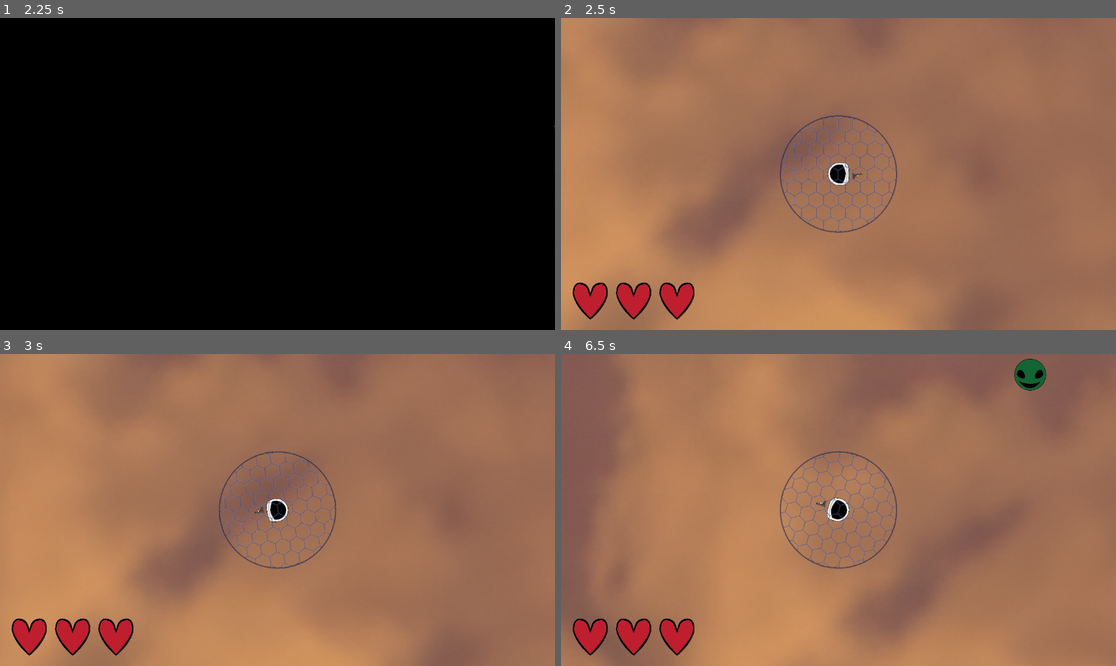
Above: before the commit, frames 1-4 (two rows, left to right).
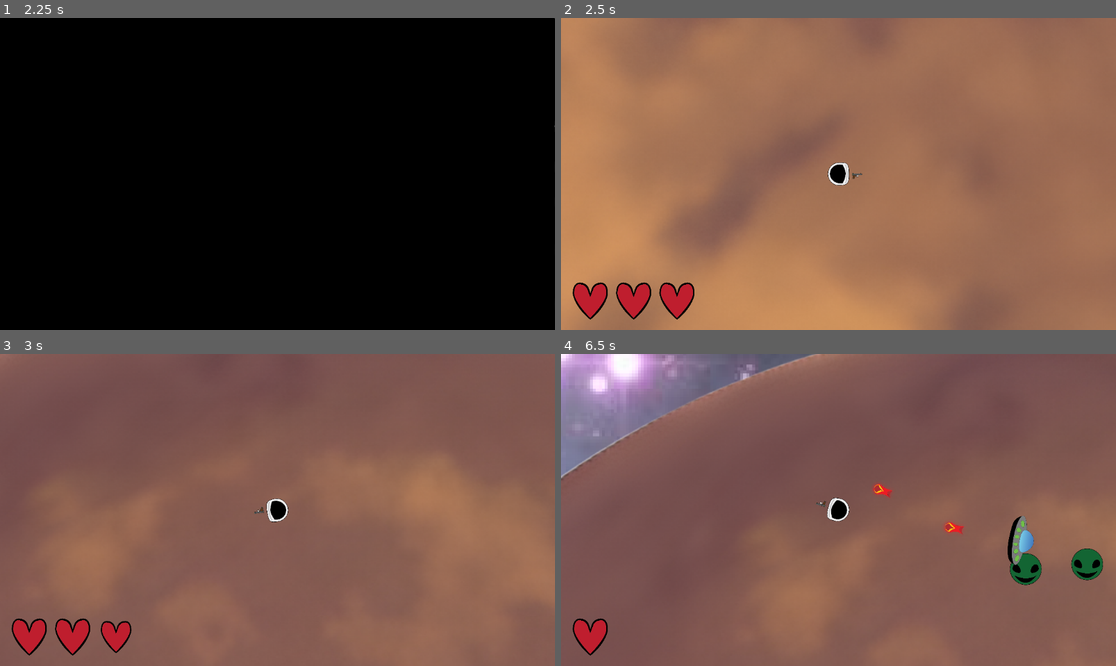
Above: after the commit, the same moments.

Repository: gkdjldgs/Spacegame
Game: Godot game, scene res://canvas_layer.tscn
Same seed, same stepped clock (60 frames per second), same inputs: the game is played once before the commit and once after it.
Inputs (mouse positions are in pixels of both pictures, inside the frame that each line leads up to):
- Up to frame 1 (2.25 s): click (277, 139) at 0.5 s; tap Enter at 1.25 s; move the mouse to (399, 158) at 1.27 s; hold D (right) 1.28-2 s; click (399, 158) at 1.35 s; click (277, 174) at 2 s
- Up to frame 2 (2.5 s): no input
- Up to frame 3 (3 s): tap Space at 2.75 s; move the mouse to (166, 525) at 2.77 s; hold S (down) from 2.78 s (still down); tap Alt at 2.85 s
- Up to frame 4 (6.5 s): move the mouse to (894, 441) at 3.52 s; release S (down) at 3.53 s; hold D (right) 3.53-4.28 s; tap Shift at 3.6, 5.85 s; move the mouse to (810, 572) at 4.27 s; hold W (up) 4.28-5.03 s; click (810, 572) at 4.35 s; move the mouse to (1005, 556) at 5.02 s; hold A (left) from 5.03 s (still down); tap Alt at 5.1 s; move the mouse to (672, 463) at 5.77 s

Frame 1 is identical in both runs. In frame 2, 1.1% of the frame differs, in the area x 39-61%, y 31-69%; in frame 3, 65%; in frame 4, 74%, in the area x 0-100%, y 0-100%.

Commit message:
Forcefields
To make the forcefield work better I added the forcefield to its own group to not clash with existing code. Also my code is coming to that point where it slowly grows really big that its hard to keep track of, great.

Diff:
--- a/project.godot
+++ b/project.godot
@@ -27,6 +27,7 @@
 
 enemy=""
 play=""
+forcefield=""
 
 [input]
 
--- a/scripts/AI.gd
+++ b/scripts/AI.gd
@@ -45,6 +45,8 @@
 	if body.is_in_group('play'):
 		set_state(State.ATTACK)
 		player = body
+	else:
+		pass
 
 
 
--- a/scripts/bullet.gd
+++ b/scripts/bullet.gd
@@ -29,8 +29,11 @@
 
 func _on_body_entered(body: Node2D) -> void:
 	if body.has_method('player_hit'):
-		body.player_hit()
-		self.queue_free()
+		if self.is_in_group('enemy'):
+			body.player_hit()
+			self.queue_free()
+		elif self.is_in_group('forcefield'):
+			pass
 	elif body.has_method('handle_hit'):
 		if self.is_in_group('enemy'):
 			pass
--- a/scripts/forcefield.tscn
+++ b/scripts/forcefield.tscn
@@ -3,7 +3,7 @@
 [ext_resource type="Script" uid="uid://x02ivrkrfn5m" path="res://scripts/forcefield.gd" id="1_0dk3e"]
 [ext_resource type="Texture2D" uid="uid://2rjyn4cbvbb5" path="res://images/forcefield-removebg-preview.png" id="2_l14em"]
 
-[node name="forcefield" type="CharacterBody2D"]
+[node name="forcefield" type="CharacterBody2D" groups=["forcefield"]]
 modulate = Color(1, 1, 1, 0.50980395)
 scale = Vector2(0.13259113, 0.13259113)
 script = ExtResource("1_0dk3e")
--- a/scripts/main.tscn
+++ b/scripts/main.tscn
@@ -72,28 +72,24 @@
 autostart = true
 
 [node name="detection1" type="Area2D" parent="."]
-visible = false
 
 [node name="CollisionShape2D" type="CollisionShape2D" parent="detection1"]
 position = Vector2(1, -195.75)
 shape = SubResource("RectangleShape2D_ragmj")
 
 [node name="detection2" type="Area2D" parent="."]
-visible = false
 
 [node name="CollisionShape2D" type="CollisionShape2D" parent="detection2"]
 position = Vector2(2.25, -62.25)
 shape = SubResource("RectangleShape2D_kv812")
 
 [node name="detection3" type="Area2D" parent="."]
-visible = false
 
 [node name="CollisionShape2D" type="CollisionShape2D" parent="detection3"]
 position = Vector2(1, 56.5)
 shape = SubResource("RectangleShape2D_ocx4e")
 
 [node name="detection4" type="Area2D" parent="."]
-visible = false
 
 [node name="CollisionShape2D" type="CollisionShape2D" parent="detection4"]
 position = Vector2(1, 180.5)
--- a/scripts/player.tscn
+++ b/scripts/player.tscn
@@ -7,7 +7,6 @@
 [ext_resource type="PackedScene" uid="uid://c6dm6cnrpjrlv" path="res://scripts/weapon.tscn" id="5_2c7ny"]
 [ext_resource type="PackedScene" uid="uid://b2w8psh5gq154" path="res://gui.tscn" id="6_0jhex"]
 [ext_resource type="PackedScene" uid="uid://bdvnprmpqed3b" path="res://deathscreeen.tscn" id="7_38am0"]
-[ext_resource type="PackedScene" uid="uid://b4igns3d8ckfh" path="res://scripts/forcefield.tscn" id="8_xfidv"]
 
 [sub_resource type="CapsuleShape2D" id="CapsuleShape2D_kv812"]
 radius = 9.23077
@@ -51,5 +50,3 @@
 [node name="deathscreeen" parent="." instance=ExtResource("7_38am0")]
 process_mode = 3
 visible = false
-
-[node name="forcefield" parent="." instance=ExtResource("8_xfidv")]
Not shown: 1 places in scripts/player.tscn that only renumber resources
